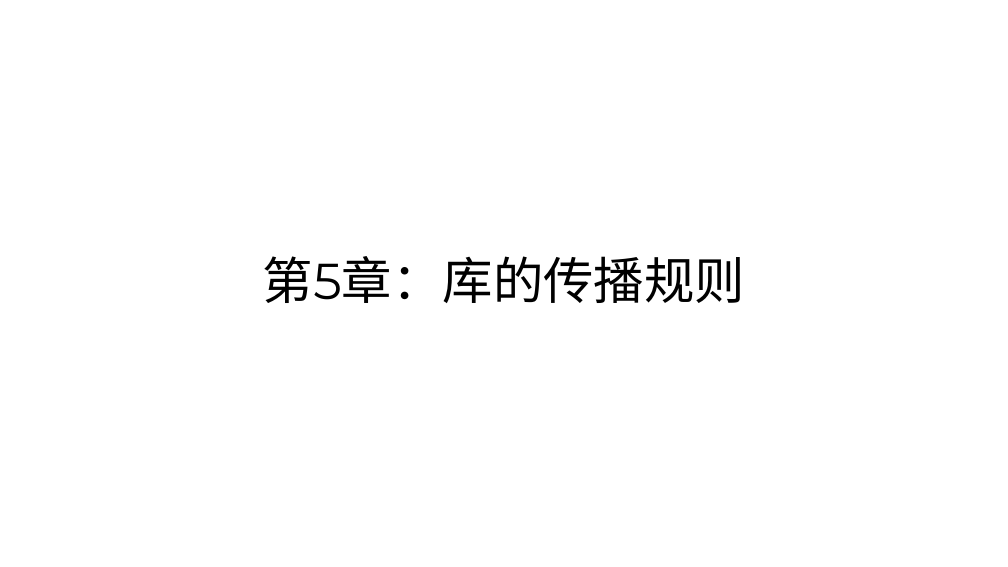
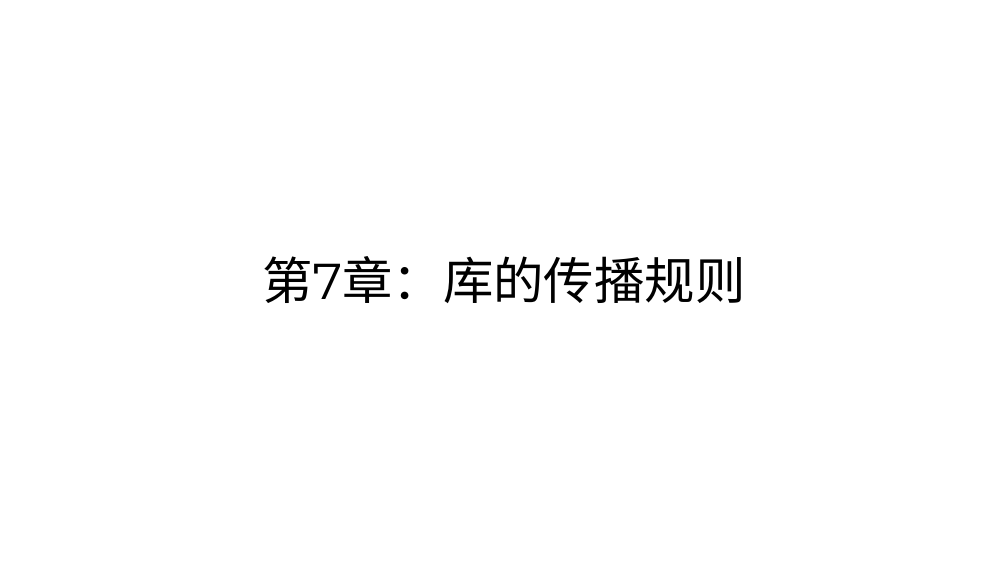
Before and after one commit to parallel101/course, a slide deck: slide 82 of 11/slides.pptx (slide 61 before the commit). Drawn at 1008x567 pixels with LibreOffice and Linux fonts; fonts in the diff are those of the drawing. Boxes give left, top, right and bottom in pixels: in the first picture for what was removed or moved away, otherwise in the second. Text is boxed around its words. In the diff, an @@ line names an element or a change of style, - is before the commit and + after.

```diff
--- a/11/slides.pptx
+++ b/11/slides.pptx
@@ title at (262,256,745,303): text changed @@
-第5章：库的传播规则
+第7章：库的传播规则
```
Also in this commit, not shown: 8 other slides changed, 19 slides added, 2 slides removed, 19 other files.
